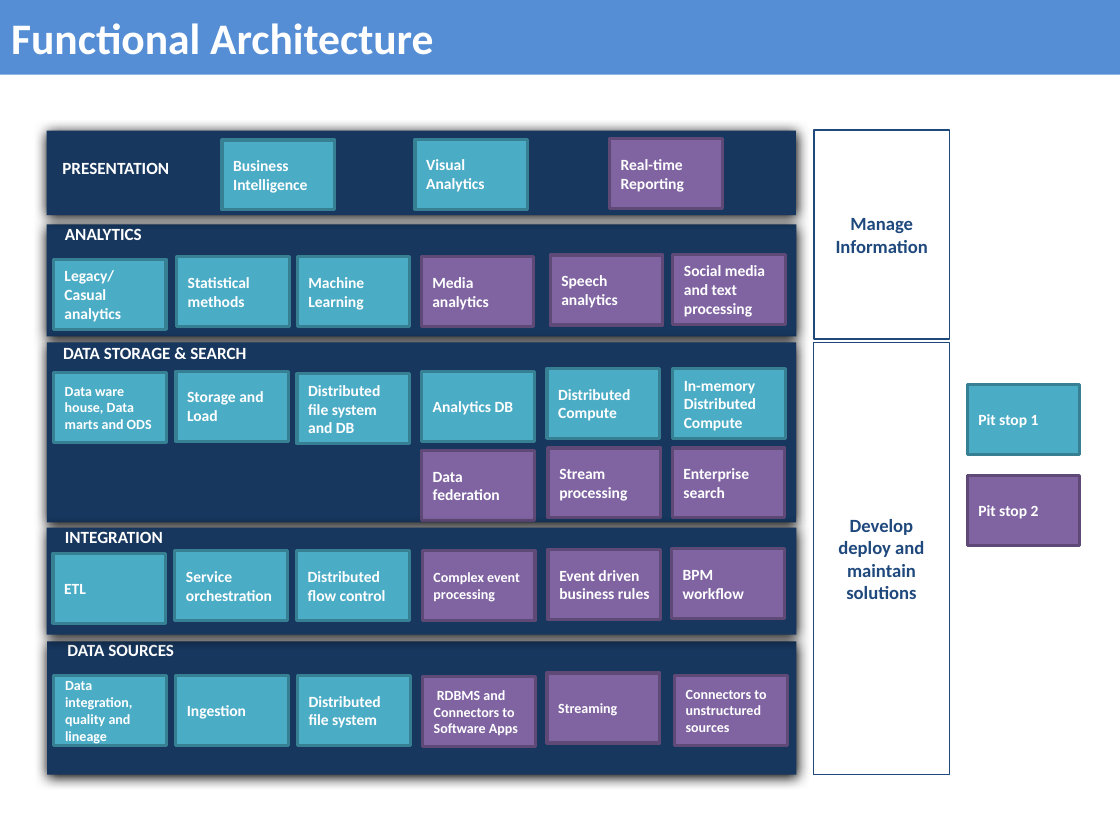
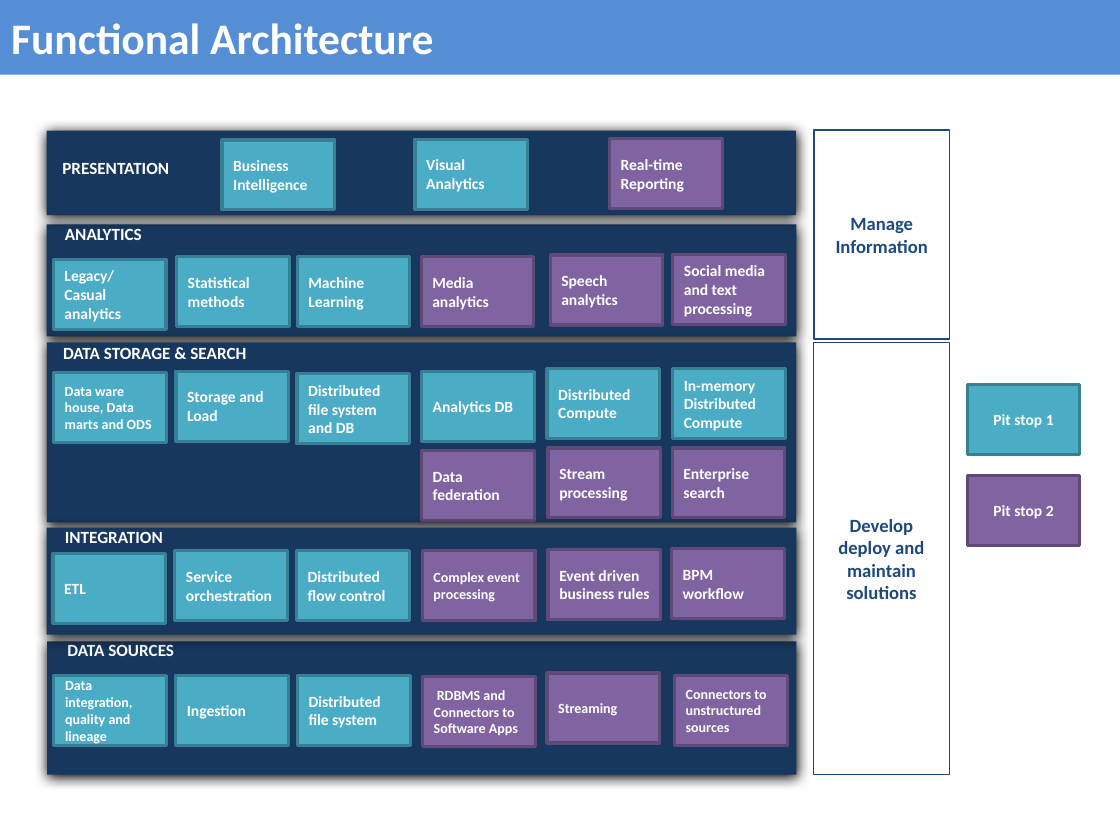
Before and after one commit to ARTanalytics/Requirements, a slide deck: slide 11 of ART Analytics as a Service.pptx. Drawn at 1120x840 pixels with LibreOffice and Linux fonts; fonts in the diff are those of the drawing. Boxes give left, top, right and bottom in pixels: in the first picture for what was removed or moved away, otherwise in the second. Text is boxed around its words. In the diff, an @@ line names an element or a change of style, - is before the commit and + after.

```diff
--- a/ART Analytics as a Service.pptx
+++ b/ART Analytics as a Service.pptx
@@ rectangle "Pit stop 1" at bbox=[968, 384, 1081, 454]: alignment left to centre @@
@@ rectangle "Pit stop 2" at bbox=[968, 475, 1081, 544]: alignment left to centre @@
```
Also in this commit, not shown: 10 other slides changed.
